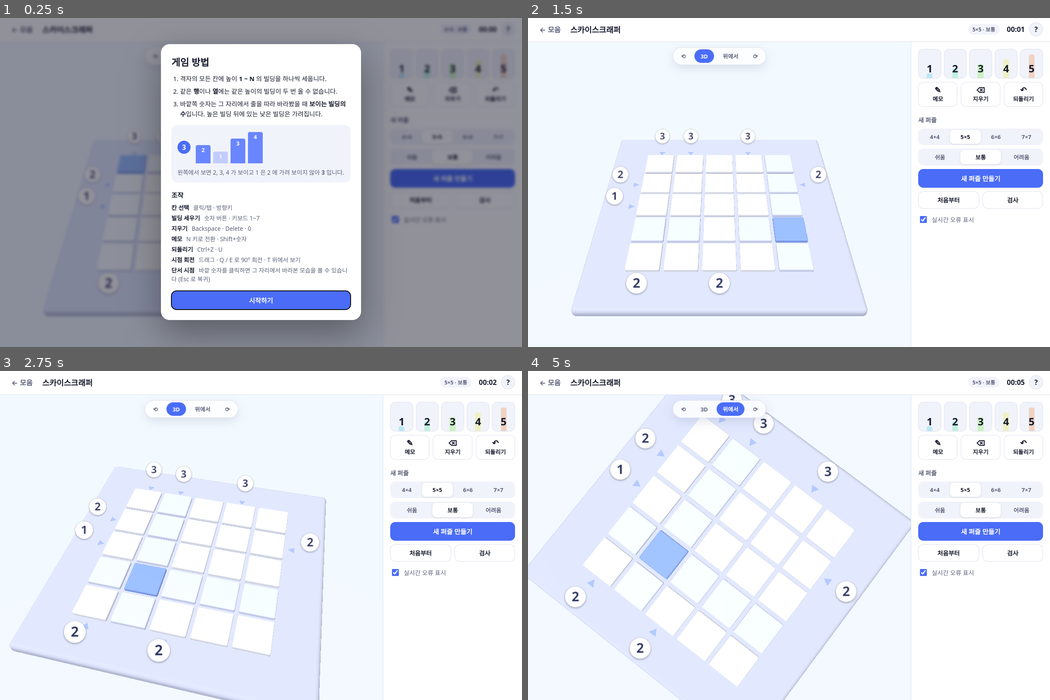
Above: before the commit, frames 1-4 (two rows, left to right).
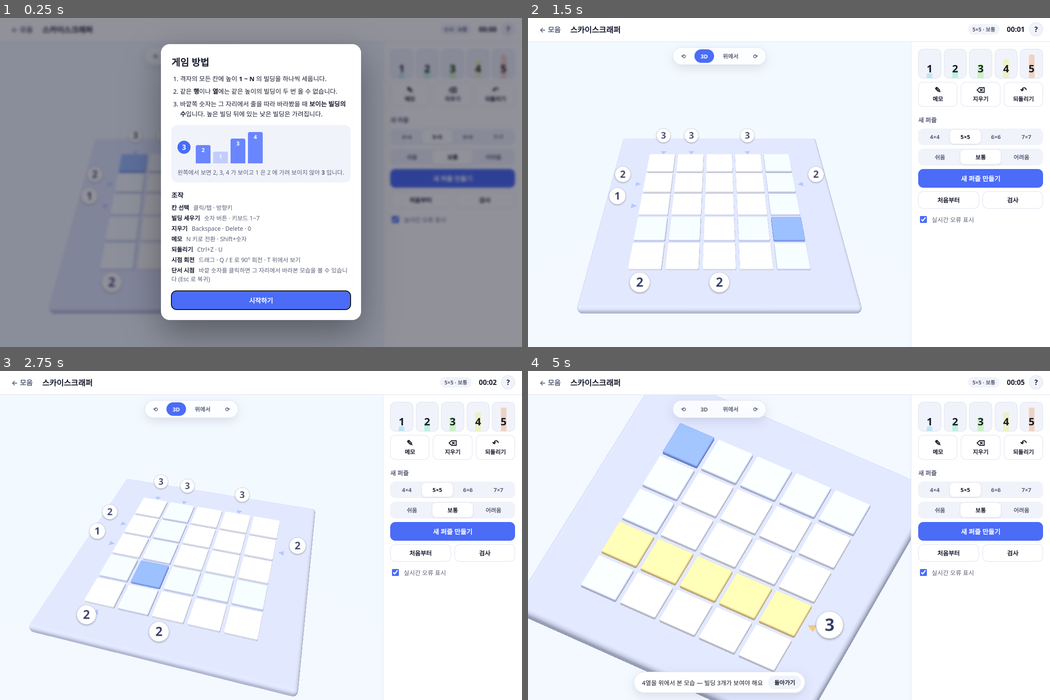
Above: after the commit, the same moments.

Repository: whdtlr4979-commits/Logic_Puzzle
Game: browser game, page games/skyscraper/index.html
Same seed, same stepped clock (60 frames per second), same inputs: the game is played once before the commit and once after it.
Inputs (mouse positions are in pixels of both pictures, inside the frame that each line leads up to):
- Up to frame 1 (0.25 s): no input
- Up to frame 2 (1.5 s): click "시작하기" at 0.27 s; hold Right from 1.03 s (still down); click (721, 225) at 1.07 s; tap Ctrl at 1.1 s
- Up to frame 3 (2.75 s): release Right at 1.53 s; hold Down 1.58-1.85 s; tap Ctrl at 1.6, 2.1, 2.6 s; click (114, 515) at 1.67 s; hold Left 1.9-2.47 s; click (266, 502) at 2.27 s; tap E at 2.52 s; hold Up from 2.52 s (still down)
- Up to frame 4 (5 s): release Up at 2.82 s; click (778, 607) at 2.87 s; hold Right 2.87-3.53 s; tap Ctrl every 0.5 s from 3.1 to 4.6 s; click (621, 624) at 3.47 s; tap T at 3.52 s; hold Up 3.58-3.82 s; hold Left 3.87-4.3 s; click (721, 486) at 4.07 s; hold Down 4.35-4.68 s; tap Q at 4.52 s; click (835, 561) at 4.67 s; hold Right from 4.73 s (still down)

The runs differ from the first frame. In frame 1, less than 0.1% of the frame differs, in the area x 8-23%, y 46-91%; in frame 2, 3.1%; in frame 3, 8.2%; in frame 4, 18%, in the area x 0-74%, y 7-100%.

Commit message:
Make top view flat and keep heading when leaving clue view
- Top view uses a 1-degree telephoto from far away, so the board looks
  flat (near-orthographic), snapped to the nearest 90 degrees
- Camera transitions interpolate azimuth/polar around the target and
  keep the on-screen size continuous while the FOV changes
- Returning from a clue viewpoint (or pressing 3D) keeps the current
  heading and just rises to the 3D angle instead of spinning to a
  fixed direction
- Dragging out of the top/clue view eases back to normal perspective;
  clicks and pinch/wheel zoom keep the current view
- Near/far planes follow camera distance for depth precision

Co-Authored-By: Claude Opus 5.5 <noreply@anthropic.com>
Claude-Session: https://claude.ai/code/session_01JcaUtU4LDpjgWwNYnsX2us

Diff:
--- a/games/skyscraper/main.js
+++ b/games/skyscraper/main.js
@@ -47,6 +47,11 @@
     select(r, c);
   },
   onClueClick: (side, index) => enterClueView(side, index),
+  // 드래그로 위에서 보기/단서 시점을 벗어났을 때
+  onViewChange: (view) => {
+    if (view !== 'clue') setClueBanner(null);
+    setViewButtons(view);
+  },
 });
 
 // ---------------------------------------------------------------------------
@@ -387,6 +392,7 @@
   setClueBanner(`${lineLabel}을 ${SIDE_NAMES[side]}에서 본 모습 — 빌딩 ${value}개가 보여야 해요`);
 }
 
+/** 단서 시점에서 돌아갈 때는 바라보던 방향을 유지한 채 위로 올라온다 */
 function exitClueView() {
   setView('3d');
 }
--- a/games/skyscraper/scene.js
+++ b/games/skyscraper/scene.js
@@ -11,6 +11,7 @@
 const UNIT = 0.5; // 높이 1당 길이
 const RIM = 1.1; // 단서가 놓이는 테두리 폭
 const FOV = 40;
+const TOP_FOV = 1; // 위에서 보기: 사실상 평면(정사영)에 가까운 시야각
 
 const THEMES = {
   light: {
@@ -71,10 +72,11 @@
 const easeInOut = (t) => (t < 0.5 ? 2 * t * t : 1 - (-2 * t + 2) ** 2 / 2);
 
 export class CityScene {
-  constructor(container, { onCellClick, onClueClick } = {}) {
+  constructor(container, { onCellClick, onClueClick, onViewChange } = {}) {
     this.container = container;
     this.onCellClick = onCellClick || (() => {});
     this.onClueClick = onClueClick || (() => {});
+    this.onViewChange = onViewChange || (() => {});
     this.dark = window.matchMedia?.('(prefers-color-scheme: dark)').matches ?? false;
     this.theme = this.dark ? THEMES.dark : THEMES.light;
 
@@ -95,10 +97,6 @@
     this.controls.enablePan = false;
     this.controls.maxPolarAngle = THREE.MathUtils.degToRad(84);
     this.controls.autoRotateSpeed = 1.2;
-    this.controls.addEventListener('start', () => {
-      this.controls.autoRotate = false;
-      this.cameraTween = null;
-    });
 
     this.hemi = new THREE.HemisphereLight();
     this.scene.add(this.hemi);
@@ -278,7 +276,7 @@
     }
     this.refreshTiles();
     this.focusClue = null;
-    this.setView('3d', true);
+    this.setView('3d', { instant: true });
   }
 
   clearBoard() {
@@ -678,37 +676,53 @@
     return extent / Math.tan(Math.min(vHalf, hHalf));
   }
 
-  setView(view, instant = false) {
+  /** 지금 카메라가 보드를 바라보는 방위각 */
+  currentAzimuth() {
+    const offset = this.camera.position.clone().sub(this.controls.target);
+    if (Math.hypot(offset.x, offset.z) < 1e-9) return this.azimuth;
+    return Math.atan2(offset.x, offset.z);
+  }
+
+  /**
+   * @param {'3d'|'top'} view
+   * @param {{instant?: boolean, azimuth?: number}} opts
+   *   azimuth 를 주지 않으면 지금 바라보는 방향을 그대로 유지한다
+   *   (위에서 보기는 격자가 반듯하도록 가장 가까운 90° 로 맞춘다).
+   */
+  setView(view, { instant = false, azimuth } = {}) {
+    let az = azimuth ?? this.currentAzimuth();
+    if (view === 'top') az = Math.round(az / (Math.PI / 2)) * (Math.PI / 2);
+    this.azimuth = az;
     this.view = view;
-    this.focusClue = view === 'clue' ? this.focusClue : null;
+    this.focusClue = null;
     this.controls.autoRotate = false;
-    const target = new THREE.Vector3(0, view === 'top' ? 0 : 0.5, 0);
-    let pos;
+    const size = this.n * SP + RIM * 2;
+    let target;
+    let polar;
+    let dist;
+    let fov;
     if (view === 'top') {
-      const d = this.fitDistance((this.n * SP + RIM * 2) * 0.54) + 0.2;
-      // 정확히 수직이면 OrbitControls 가 방향을 잃으므로 아주 살짝 기울인다
-      pos = new THREE.Vector3(Math.sin(this.azimuth) * 0.001, d, Math.cos(this.azimuth) * 0.001);
+      // 아주 먼 곳에서 아주 좁은 시야각으로 내려다보면 원근감이 사라져 평면처럼 보인다
+      fov = TOP_FOV;
+      target = new THREE.Vector3(0, 0, 0);
+      polar = 1e-4; // 정확히 0 이면 OrbitControls 가 방향을 잃는다
+      dist = this.fitDistance(size * 0.54, fov);
     } else {
-      const d = this.fitDistance((this.n * SP + RIM * 2) * 0.6 + this.n * UNIT * 0.12);
-      const polar = THREE.MathUtils.degToRad(46);
-      pos = new THREE.Vector3(
-        Math.sin(polar) * Math.sin(this.azimuth) * d,
-        Math.cos(polar) * d,
-        Math.sin(polar) * Math.cos(this.azimuth) * d,
-      );
-    }
-    this.flyTo(pos, target, FOV, instant);
+      fov = FOV;
+      target = new THREE.Vector3(0, 0.5, 0);
+      polar = THREE.MathUtils.degToRad(46);
+      dist = this.fitDistance(size * 0.6 + this.n * UNIT * 0.12, fov);
+    }
+    const pos = target.clone().add(new THREE.Vector3().setFromSphericalCoords(dist, polar, az));
+    this.flyTo(pos, target, fov, instant);
     this.refreshTiles();
     this.refreshClues();
   }
 
   rotate(dir) {
-    // 현재 카메라 방위각을 90° 단위로 맞춘 뒤 회전
-    const offset = this.camera.position.clone().sub(this.controls.target);
-    const current = Math.atan2(offset.x, offset.z);
-    const snapped = Math.round(current / (Math.PI / 2)) * (Math.PI / 2);
-    this.azimuth = snapped + dir * (Math.PI / 2);
-    this.setView(this.view === 'top' ? 'top' : '3d');
+    // 현재 방위각을 90° 단위로 맞춘 뒤 회전
+    const snapped = Math.round(this.currentAzimuth() / (Math.PI / 2)) * (Math.PI / 2);
+    this.setView(this.view === 'top' ? 'top' : '3d', { azimuth: snapped + dir * (Math.PI / 2) });
   }
 
   /** 단서 위치에서 줄을 따라 바라보는 시점 (망원 렌즈로 원근 왜곡을 줄임) */
@@ -729,26 +743,94 @@
     this.refreshClues();
   }
 
+  /**
+   * 카메라 이동. 위치를 직선으로 옮기지 않고 목표점 기준 구면 좌표(방위각/고도각)로
+   * 보간하므로, 바라보는 방향을 유지한 채 위로 올라가거나 내려온다.
+   * 시야각이 바뀌는 동안에는 화면에 보이는 크기가 자연스럽게 이어지도록 거리를 맞춘다.
+   */
   flyTo(pos, target, fov, instant = false) {
+    this.fovGoal = fov;
+    this.sizeGoal = null;
     if (instant) {
       this.camera.position.copy(pos);
       this.controls.target.copy(target);
       this.camera.fov = fov;
-      this.camera.updateProjectionMatrix();
+      this.updateClipping();
       this.controls.update();
       this.cameraTween = null;
       return;
     }
+    const from = new THREE.Spherical().setFromVector3(this.camera.position.clone().sub(this.controls.target));
+    const to = new THREE.Spherical().setFromVector3(pos.clone().sub(target));
+    // 방위각은 짧은 쪽으로 돈다
+    let dTheta = to.theta - from.theta;
+    dTheta = Math.atan2(Math.sin(dTheta), Math.cos(dTheta));
+    const halfTan = (f) => Math.tan(THREE.MathUtils.degToRad(f / 2));
     this.cameraTween = {
       t0: performance.now(),
-      dur: 750,
-      fromPos: this.camera.position.clone(),
-      toPos: pos,
+      dur: 800,
+      from,
+      to,
+      dTheta,
       fromTarget: this.controls.target.clone(),
       toTarget: target,
       fromFov: this.camera.fov,
       toFov: fov,
+      fromSize: from.radius * halfTan(this.camera.fov),
+      toSize: to.radius * halfTan(fov),
     };
+  }
+
+  stepCameraTween(now) {
+    const ct = this.cameraTween;
+    const t = Math.min(1, (now - ct.t0) / ct.dur);
+    const e = easeInOut(t);
+    const fov = ct.fromFov + (ct.toFov - ct.fromFov) * e;
+    const size = ct.fromSize + (ct.toSize - ct.fromSize) * e;
+    const radius = size / Math.tan(THREE.MathUtils.degToRad(fov / 2));
+    const phi = ct.from.phi + (ct.to.phi - ct.from.phi) * e;
+    const theta = ct.from.theta + ct.dTheta * e;
+    this.controls.target.lerpVectors(ct.fromTarget, ct.toTarget, e);
+    this.camera.position.copy(this.controls.target).add(new THREE.Vector3().setFromSphericalCoords(radius, phi, theta));
+    this.camera.fov = fov;
+    if (t >= 1) this.cameraTween = null;
+  }
+
+  /**
+   * 사용자가 위에서 보기/단서 시점에서 직접 돌리기 시작하면 시야각을 기본값으로
+   * 천천히 되돌린다. 보이는 크기는 유지한 채 거리만 바꾸므로 화면이 튀지 않는다.
+   */
+  stepFovNormalize() {
+    const goal = this.fovGoal ?? FOV;
+    if (this.sizeGoal == null && Math.abs(this.camera.fov - goal) < 0.01) return;
+    const halfTan = (f) => Math.tan(THREE.MathUtils.degToRad(f / 2));
+    const cur = this.camera.fov;
+    const offset = this.camera.position.clone().sub(this.controls.target);
+    const size = offset.length() * halfTan(cur);
+    const sizeGoal = this.sizeGoal ?? size;
+    const k = 0.12;
+    const done = Math.abs(goal - cur) < 0.05 && Math.abs(sizeGoal - size) < 0.005;
+    const nextFov = done ? goal : cur + (goal - cur) * k;
+    const nextSize = done ? sizeGoal : size + (sizeGoal - size) * k;
+    offset.setLength(nextSize / halfTan(nextFov));
+    this.camera.position.copy(this.controls.target).add(offset);
+    this.camera.fov = nextFov;
+    if (done) this.sizeGoal = null;
+  }
+
+  /** 기본 3D 보기에서 화면에 보이는 크기 (거리 × tan(시야각/2)) */
+  defaultViewSize() {
+    const size = this.n * SP + RIM * 2;
+    const d = this.fitDistance(size * 0.6 + this.n * UNIT * 0.12, FOV);
+    return d * Math.tan(THREE.MathUtils.degToRad(FOV / 2));
+  }
+
+  /** 카메라가 아주 멀리 있을 때도 깊이 정밀도가 유지되도록 near/far 를 거리에 맞춘다 */
+  updateClipping() {
+    const r = this.camera.position.distanceTo(this.controls.target);
+    this.camera.near = Math.max(0.1, r - 30);
+    this.camera.far = r + 600;
+    this.camera.updateProjectionMatrix();
   }
 
   celebrate() {
@@ -788,24 +870,59 @@
   // -------------------------------------------------------------------------
   // 입력
 
+  /** 드래그/휠로 직접 카메라를 움직이기 시작함 */
+  onUserCamera() {
+    this.controls.autoRotate = false;
+    const wasTweening = !!this.cameraTween;
+    this.cameraTween = null;
+    if (this.view === 'top' || this.view === 'clue') {
+      // 평면/단서 시점을 벗어나 자유 시점으로 (시야각은 stepFovNormalize 가 천천히 복귀)
+      this.view = 'free';
+      this.fovGoal = FOV;
+      this.sizeGoal = this.defaultViewSize();
+      if (this.focusClue) {
+        this.focusClue = null;
+        this.refreshTiles();
+        this.refreshClues();
+      }
+      this.onViewChange(this.view);
+    } else if (wasTweening) {
+      this.fovGoal = FOV;
+      this.sizeGoal = this.defaultViewSize();
+    }
+  }
+
   bindEvents() {
     const el = this.renderer.domElement;
     let down = null;
+    const pointers = new Set();
     el.addEventListener('pointerdown', (e) => {
-      down = { x: e.clientX, y: e.clientY };
+      pointers.add(e.pointerId);
+      down = pointers.size === 1 ? { x: e.clientX, y: e.clientY, dragged: false } : null;
     });
+    const release = (e) => pointers.delete(e.pointerId);
+    el.addEventListener('pointercancel', (e) => { release(e); down = null; });
     el.addEventListener('pointerup', (e) => {
+      release(e);
       if (!down) return;
       const moved = Math.hypot(e.clientX - down.x, e.clientY - down.y);
+      const wasDrag = down.dragged;
       down = null;
-      if (moved > 6) return;
+      if (wasDrag || moved > 6) return;
       const hit = this.pick(e);
       if (!hit) return;
       if (hit.type === 'cell') this.onCellClick(hit.r, hit.c);
       else if (hit.type === 'clue') this.onClueClick(hit.side, hit.index);
     });
     el.addEventListener('pointermove', (e) => {
-      if (e.pointerType !== 'mouse') return;
+      // 한 손가락/마우스로 끌기 시작하면 = 회전 → 자유 시점으로
+      // (두 손가락 핀치와 휠은 확대/축소일 뿐이라 지금 시점을 유지한다)
+      if (down && !down.dragged && pointers.size === 1
+        && Math.hypot(e.clientX - down.x, e.clientY - down.y) > 6) {
+        down.dragged = true;
+        this.onUserCamera();
+      }
+      if (e.pointerType !== 'mouse' || down) return;
       const hit = this.pick(e);
       const hc = hit && hit.type === 'cell' ? [hit.r, hit.c] : null;
       const hq = hit && hit.type === 'clue' ? { side: hit.side, index: hit.index } : null;
@@ -883,16 +1000,9 @@
       }
       this.tweens = keep;
     }
-    if (this.cameraTween) {
-      const ct = this.cameraTween;
-      const t = Math.min(1, (now - ct.t0) / ct.dur);
-      const e = easeInOut(t);
-      this.camera.position.lerpVectors(ct.fromPos, ct.toPos, e);
-      this.controls.target.lerpVectors(ct.fromTarget, ct.toTarget, e);
-      this.camera.fov = ct.fromFov + (ct.toFov - ct.fromFov) * e;
-      this.camera.updateProjectionMatrix();
-      if (t >= 1) this.cameraTween = null;
-    }
+    if (this.cameraTween) this.stepCameraTween(now);
+    else this.stepFovNormalize();
+    this.updateClipping();
     this.controls.update();
     this.renderer.render(this.scene, this.camera);
   }
